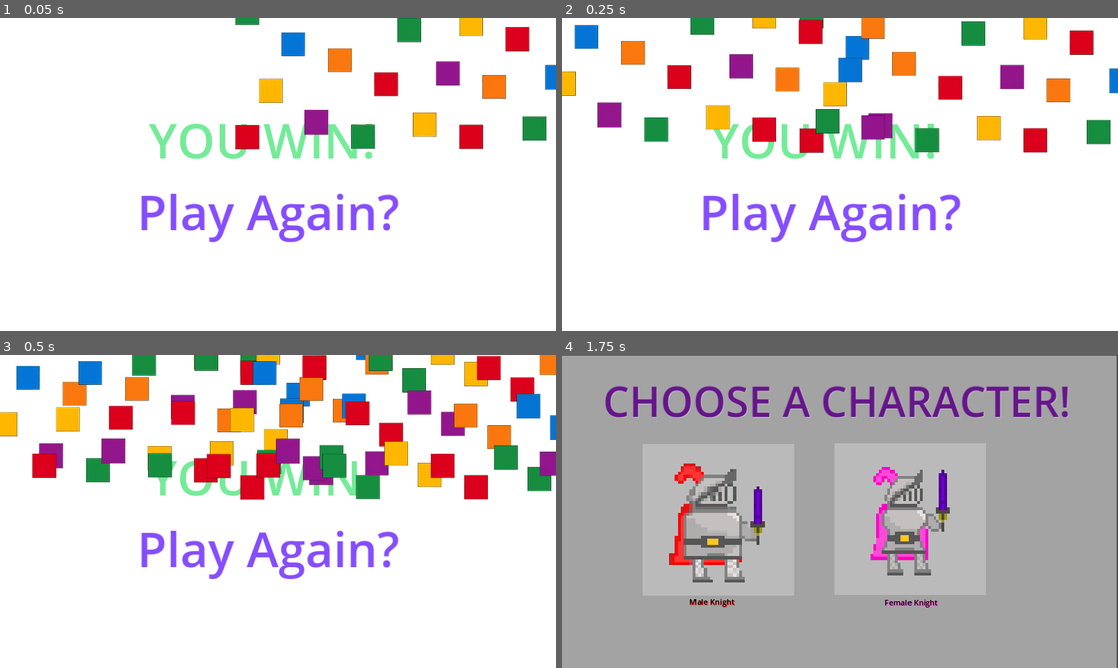
Above: before the commit, frames 1-4 (two rows, left to right).
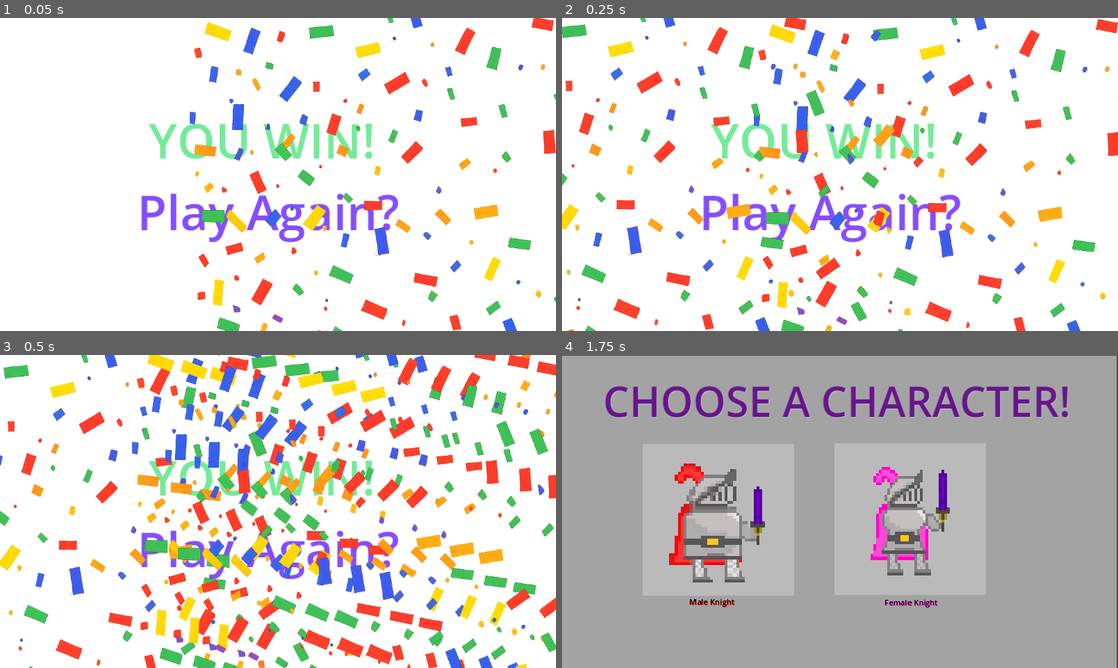
Above: after the commit, the same moments.

Repository: NotCritKai/TCITC
Game: Godot game, scene res://scenes/win_screen.tscn
Same seed, same stepped clock (60 frames per second), same inputs: the game is played once before the commit and once after it. This scene is started directly instead of the project's main scene.
Inputs (mouse positions are in pixels of both pictures, inside the frame that each line leads up to):
- Up to frame 1 (0.05 s): no input
- Up to frame 2 (0.25 s): no input
- Up to frame 3 (0.5 s): no input
- Up to frame 4 (1.75 s): click "Play Again?" at 0.5 s; tap Enter (ui_accept) at 1.25 s; move the mouse to (962, 495) at 1.27 s; hold D (move_right) from 1.28 s (still down); tap F (attack) at 1.35 s; tap W (jump) at 1.52 s

The runs differ from the first frame. In frame 1, 12% of the frame differs, in the area x 34-100%, y 0-100%; in frame 2, 21%; in frame 3, 37%, in the area x 0-100%, y 0-100%; in frame 4, nothing differs.

Commit message:
WInSoundAttempt

Diff:
--- a/scenes/win_screen.tscn
+++ b/scenes/win_screen.tscn
@@ -1,13 +1,14 @@
-[gd_scene load_steps=4 format=3 uid="uid://b68ns53vnimu3"]
+[gd_scene load_steps=5 format=3 uid="uid://b68ns53vnimu3"]
 
-[ext_resource type="Texture2D" uid="uid://cygly8x1k5olg" path="res://assets/Win_Screne_Assets/ConfettiGD.png" id="1_00i0n"]
+[ext_resource type="Texture2D" uid="uid://d3v0a6rh06ehs" path="res://assets/Win_Screne_Assets/confetti.png" id="1_1xwdw"]
+[ext_resource type="AudioStream" uid="uid://ctqf5hd506e5d" path="res://assets/Sounds/CrowdCheering.mp3" id="2_g4qcw"]
 
 [sub_resource type="GDScript" id="GDScript_3qpxn"]
 script/source = "extends Control
 
 func _ready():
 	$Confetti.emitting = true
-
+	$Win.play()
 func _on_restarts_button_pressed():
 	get_tree().change_scene_to_file(\"res://scenes/Character_Selction.tscn\")
 "
@@ -53,22 +54,27 @@
 flat = true
 
 [node name="Confetti" type="CPUParticles2D" parent="."]
-position = Vector2(584, -116)
+position = Vector2(544, 336)
 emitting = false
 lifetime = 5.0
 one_shot = true
 explosiveness = 0.8
-randomness = 0.2
+randomness = 1.0
 lifetime_randomness = 0.1
-texture = ExtResource("1_00i0n")
+texture = ExtResource("1_1xwdw")
 emission_shape = 3
-emission_rect_extents = Vector2(400, 10)
-gravity = Vector2(0, 200)
+emission_rect_extents = Vector2(500, 10)
+gravity = Vector2(0, 100)
 initial_velocity_min = 20.0
 initial_velocity_max = 40.0
 angle_min = 90.0
 angle_max = 90.0
 
-[node name="AudioStreamPlayer2D" type="AudioStreamPlayer2D" parent="."]
+[node name="Win" type="AudioStreamPlayer2D" parent="."]
+process_mode = 3
+position = Vector2(-416, 2720)
+stream = ExtResource("2_g4qcw")
+volume_db = 15.0
+autoplay = true
 
 [connection signal="pressed" from="restarts_button" to="." method="_on_restarts_button_pressed"]
Not shown, added: assets/Sounds/CrowdCheering.mp3.import
Binary file added: assets/Win_Screne_Assets/confetti.png
Not shown, added: assets/Win_Screne_Assets/confetti.png.import
Not shown, added: assets/Sounds/CrowdCheering.mp3
